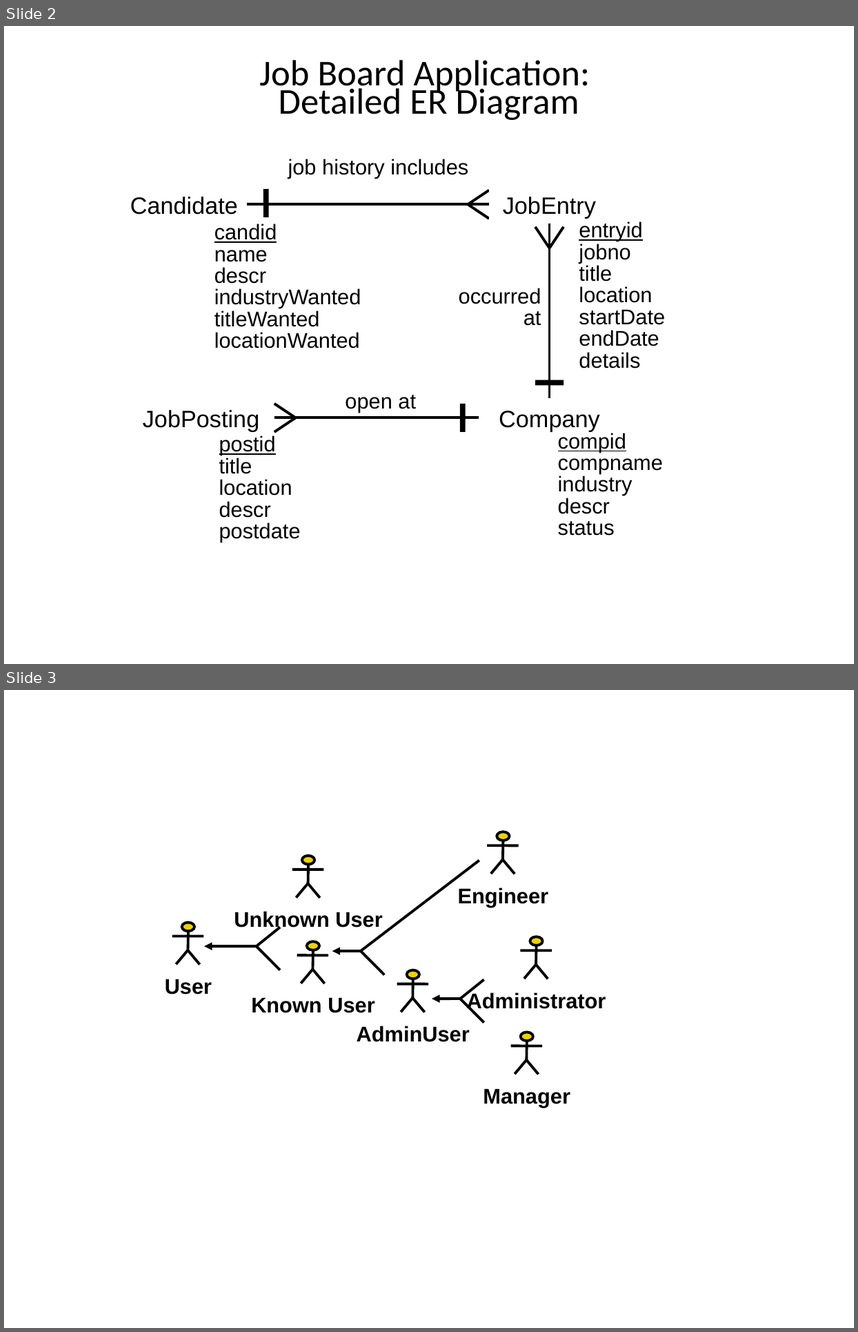
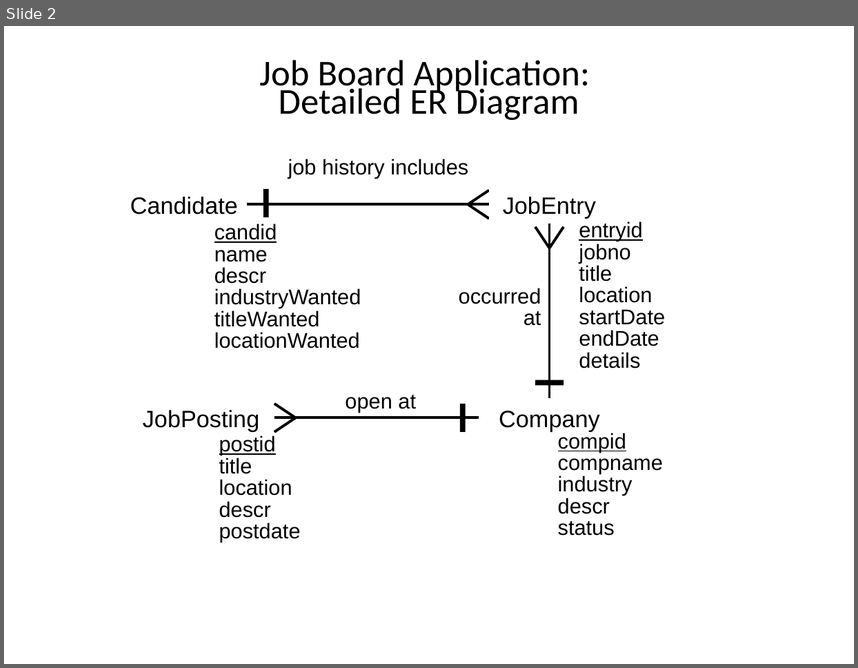
Before and after one commit to rte126/src-pe-tools, a slide deck: classes/CS579/dbclass/hw3-2c.pptx. Shown one above the other, each under a label of ours: slides 2 and 3 before the commit, slide 2 after it. The pictures are 858x1332 and 858x668 pixels, drawn with LibreOffice and Linux fonts; fonts in the diff are those of the drawing. Boxes give left, top, right and bottom in pixels: in the first picture for what was removed or moved away, otherwise in the second. Text is boxed around its words. In the diff, an @@ line names an element or a change of style, - is before the commit and + after.

```diff
--- a/classes/CS579/dbclass/hw3-2c.pptx
+++ b/classes/CS579/dbclass/hw3-2c.pptx
@@ slide 3 removed at box(4, 690, 854, 1328), background #FFFFFF @@
@@ group removed at box(165, 832, 606, 1107): 34 lines, 7 ellipses, 7 texts, 3 arrows @@
-User
-Unknown User
-Known User
-Administrator
-Engineer
-Manager
-AdminUser
```
Also in this commit, not shown: 5 other files.
